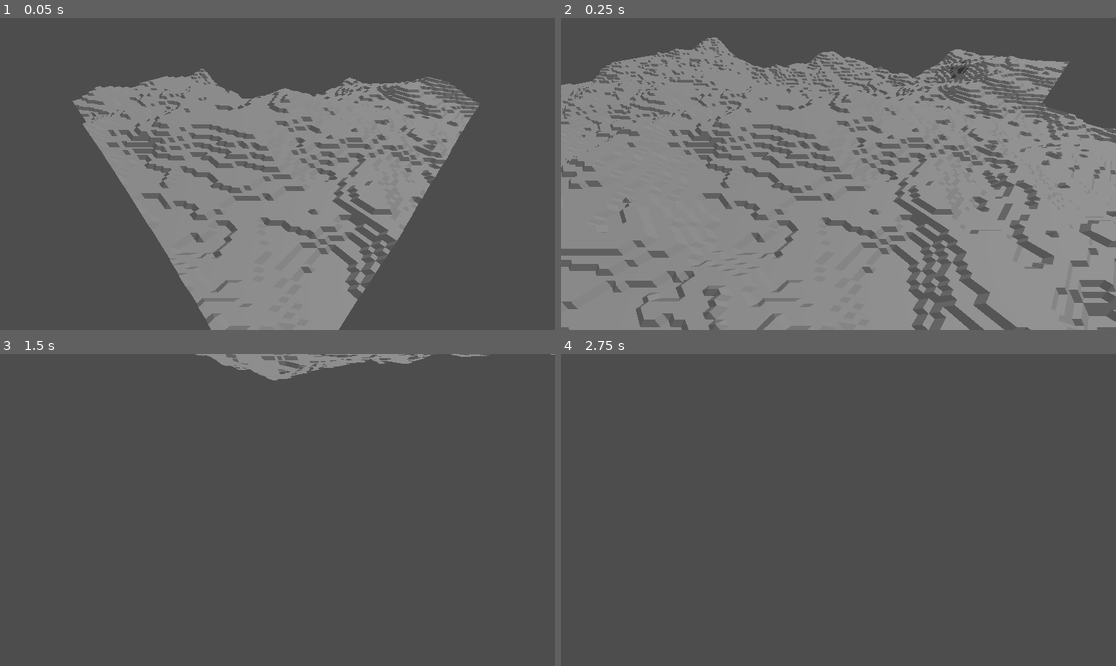
Above: before the commit, frames 1-4 (two rows, left to right).
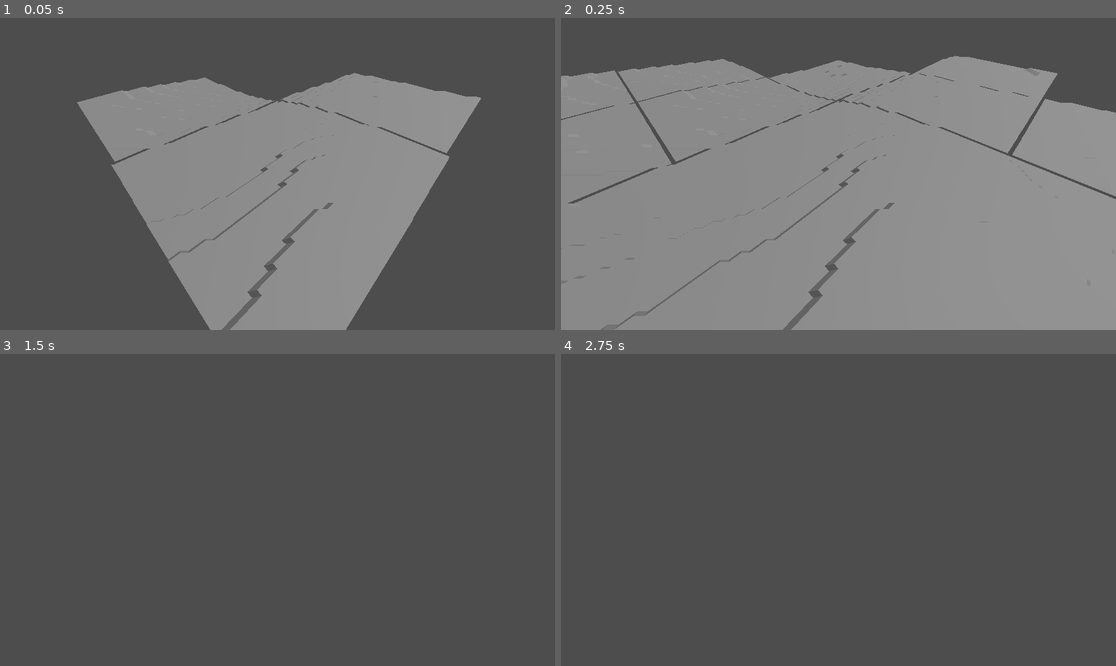
Above: after the commit, the same moments.

Repository: matupper/TerrainGen
Game: Godot game, scene res://terrain/demo/terrain_system.tscn
Two runs of this game, one before a commit and one after it. Both use one fixed random seed, a clock stepped at 60 frames per second and the inputs below.
Inputs (mouse positions are in pixels of both pictures, inside the frame that each line leads up to):
- Up to frame 1 (0.05 s): no input
- Up to frame 2 (0.25 s): no input
- Up to frame 3 (1.5 s): tap Enter at 0.5 s; move the mouse to (305, 510) at 0.52 s; hold Shift (move_fast) 0.53-1.28 s; hold W (move_forward) from 0.53 s (still down); move the mouse to (249, 510) at 1.27 s; tap Shift (move_fast) at 1.35 s
- Up to frame 4 (2.75 s): keep holding W (move_forward); move the mouse to (849, 503) at 2.02 s; hold Shift (move_fast) from 2.03 s (still down)

The runs differ from the first frame. In frame 1, 10% of the frame differs, in the area x 13-87%, y 16-100%; in frame 2, 20%, in the area x 0-100%, y 6-100%; in frame 3, 1.4%; in frame 4, nothing differs.

Commit message:
Add distance-based LOD mesh generation for terrain chunks
Terrain chunks now generate meshes at different vertex densities based on
distance to the target. LOD is implemented by sampling the heightfield with
a configurable step size while preserving chunk world size and alignment.

This establishes the foundation for performance-scaled terrain rendering
prior to adding skirts for seam hiding.

Diff:
--- a/terrain/demo/terrain_system.tscn
+++ b/terrain/demo/terrain_system.tscn
@@ -7,8 +7,8 @@
 [sub_resource type="Resource" id="Resource_f32kt"]
 script = ExtResource("2_vlbqx")
 height_scale = 10.0
-noise_frequency = 0.005
-octaves = 3
+noise_frequency = 0.001
+octaves = 2
 flat_shading = true
 terracing_enabled = true
 terracing_step = 1.0
--- a/terrain/runtime/TerrainChunk.gd
+++ b/terrain/runtime/TerrainChunk.gd
@@ -3,8 +3,12 @@
 
 var settings: TerrainSettings
 var chunk_coord: Vector2i = Vector2i.ZERO
+var lod: int = 0
 
 var _mesh_instance: MeshInstance3D
+
+func _lod_step() -> int:
+	return 1 << lod
 
 func _ready() -> void:
 	# Create the MeshInstance once
@@ -23,34 +27,40 @@
 	var uvs := PackedVector2Array()
 	var indices := PackedInt32Array()
 
+	var step := _lod_step()
+	var grid_verts := int((verts_per_side - 1) / step) + 1
+
 	# Presize helps performance and avoids mistakes
-	vertices.resize(verts_per_side * verts_per_side)
-	normals.resize(verts_per_side * verts_per_side)
-	uvs.resize(verts_per_side * verts_per_side)
+	vertices.resize(grid_verts * grid_verts)
+	normals.resize(grid_verts * grid_verts)
+	uvs.resize(grid_verts * grid_verts)
 
 	# Build vertices and UVs
-	for z in range(verts_per_side):
-		for x in range(verts_per_side):
-			var idx = z * verts_per_side + x
-
-			var wx := origin_x + float(x) * spacing
-			var wz := origin_z + float(z) * spacing
+	for z in range(grid_verts):
+		for x in range(grid_verts):
+			var idx = z * grid_verts + x
+
+			var lx := float(x * step) * spacing
+			var lz := float(z * step) * spacing
+
+			var wx := origin_x + lx
+			var wz := origin_z + lz
 			var wy := hp.get_height(wx, wz)
 
 			# Store vertices in LOCAL space so moving the chunk node moves the mesh cleanly
-			vertices[idx] = Vector3(float(x) * spacing, wy, float(z) * spacing)
+			vertices[idx] = Vector3(lx, wy, lz)
 
 			uvs[idx] = Vector2(
-				float(x) / float(verts_per_side - 1),
-				float(z) / float(verts_per_side - 1)
+				float(x) / float(grid_verts - 1),
+				float(z) / float(grid_verts - 1)
 			)
 
 	# Indices
-	for z in range(verts_per_side - 1):
-		for x in range(verts_per_side - 1):
-			var a = z * verts_per_side + x
+	for z in range(grid_verts - 1):
+		for x in range(grid_verts - 1):
+			var a = z * grid_verts + x
 			var b = a + 1
-			var c = a + verts_per_side
+			var c = a + grid_verts
 			var d = c + 1
 
 			# Triangle 1: a, b, c
@@ -107,15 +117,18 @@
 	var normals := PackedVector3Array()
 	var uvs := PackedVector2Array()
 
+	var step := _lod_step()
+	var grid_verts := int((verts_per_side - 1) / step) + 1
+
 	# Push 6 vertices per quad (2 Tris)
 	# This avoids indices and guarantees flat shading
-	for z in range(verts_per_side - 1):
-		for x in range(verts_per_side - 1):
+	for z in range(grid_verts - 1):
+		for x in range(grid_verts - 1):
 			#Local corners (x,z) in chunk space
-			var lx0 := float(x) * spacing
-			var lz0 := float(z) * spacing
-			var lx1 := float(x + 1) * spacing
-			var lz1 := float(z + 1) * spacing
+			var lx0 := float(x * step) * spacing
+			var lz0 := float(z * step) * spacing
+			var lx1 := float((x + 1) * step) * spacing
+			var lz1 := float((z + 1) * step) * spacing
 
 			# World corners for sampling
 			var wx0 := origin_x + lx0
@@ -136,10 +149,10 @@
 			var d := Vector3(lx1, yd, lz1)
 
 			# UVs (simple 0..1 across hunk is good enough for now)
-			var u0 := float(x) / float(verts_per_side - 1)
-			var v0 := float(z) / float(verts_per_side - 1)
-			var u1 := float(x + 1) / float(verts_per_side - 1)
-			var v1 := float(z + 1) / float(verts_per_side - 1)
+			var u0 := float(x) / float(grid_verts - 1)
+			var v0 := float(z) / float(grid_verts - 1)
+			var u1 := float(x + 1) / float(grid_verts - 1)
+			var v1 := float(z + 1) / float(grid_verts - 1)
 
 			var uv_a := Vector2(u0, v0)
 			var uv_b := Vector2(u1, v0)
@@ -181,9 +194,10 @@
 	mesh.add_surface_from_arrays(Mesh.PRIMITIVE_TRIANGLES, arrays)
 	return mesh
 
-func setup(p_settings: TerrainSettings, p_chunk_coord: Vector2i) -> void:
+func setup(p_settings: TerrainSettings, p_chunk_coord: Vector2i, p_lod: int) -> void:
 	settings = p_settings
 	chunk_coord = p_chunk_coord
+	lod = p_lod
 
 func generate() -> void:
 	if settings == null:
--- a/terrain/runtime/TerrainSystem.gd
+++ b/terrain/runtime/TerrainSystem.gd
@@ -15,6 +15,24 @@
 var _pending: Array[Vector2i] = []	# coords waiting to be generated
 var _pending_set: Dictionary = {}	# coords -> true (prevents duplicates)
 var _required_set: Dictionary = {}	# coord -> true (latest required coords)
+
+var _desired_lod: Dictionary = {} # coord -> int
+
+func _get_lod_for_coord(coord: Vector2i) -> int:
+	var chunk_world_size := float(settings.verts_per_side - 1) * settings.vertexspacing
+
+	# Chunk center in world spcae
+	var cx = (float(coord.x) + 0.5) * chunk_world_size
+	var cz = (float(coord.y) + 0.5) * chunk_world_size
+
+	var tpos := target.global_position
+	var dist := Vector2(tpos.x - cx, tpos.z - cz).length()
+
+	var lod := 0
+	for i in range(settings.lod_distances.size()):
+		if dist >= settings.lod_distances[i]:
+			lod = i
+	return clampi(lod, 0, settings.lod_count - 1)
 
 func _get_required_coords(center: Vector2i, radius: int) -> Array[Vector2i]:
 	var coords: Array[Vector2i] = []
@@ -38,8 +56,10 @@
 
 	# Build the latest required set
 	_required_set.clear()
+	_desired_lod.clear()
 	for coord in required:
 		_required_set[coord] = true
+		_desired_lod[coord] = _get_lod_for_coord(coord)
 
 	# 1) Remove chunks that are no longer required
 	var to_remove: Array[Vector2i] = []
@@ -73,22 +93,15 @@
 		floori(world_pos.z / chunk_world_size)
 	)
 
-func _generate_one_chunk() -> void:
-	for c in chunks_root.get_children():
-		c.queue_free()
-
-	var chunk := TerrainChunk.new()
-	chunks_root.add_child(chunk)
-
-	chunk.setup(settings, Vector2i(0, 0))
-	chunk.generate()
-
 func _generate_chunk_grid(center: Vector2i, radius: int) -> void:
 	for cz in range(center.y - radius, center.y + radius + 1):
 		for cx in range(center.x - radius, center.x + radius + 1):
 			var chunk := TerrainChunk.new()
+			var coord = Vector2i(cx, cz)
+			var lod: int = _desired_lod.get(coord, 0)
+
 			chunks_root.add_child(chunk)
-			chunk.setup(settings, Vector2i (cx, cz))
+			chunk.setup(settings, coord, lod)
 			chunk.generate()
 
 func _generate_pending_budgeted() -> void:
@@ -107,8 +120,11 @@
 			continue
 
 		var chunk := TerrainChunk.new()
+		var lod: int = _desired_lod.get(coord, 0)
+
+
 		chunks_root.add_child(chunk)
-		chunk.setup(settings, coord)
+		chunk.setup(settings, coord, lod)
 		chunk.generate()
 
 		_chunks[coord] = chunk
--- a/terrain/settings/TerrainSettings.gd
+++ b/terrain/settings/TerrainSettings.gd
@@ -17,3 +17,7 @@
 @export var flat_shading: bool = false
 @export var terracing_enabled: bool = false
 @export var terracing_step: float = 2.0
+
+@export_group("LOD")
+@export var lod_count: int = 4
+@export var lod_distances: PackedFloat32Array = [0.0, 80.0, 160.0, 320.0]
